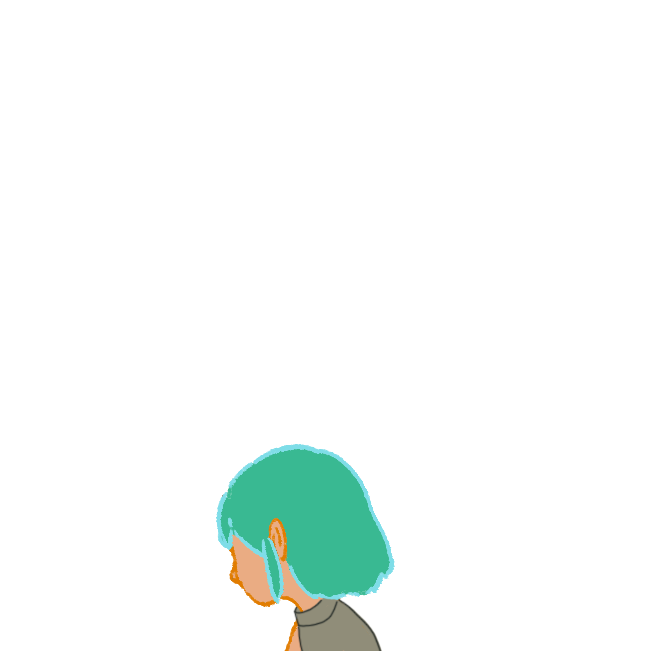
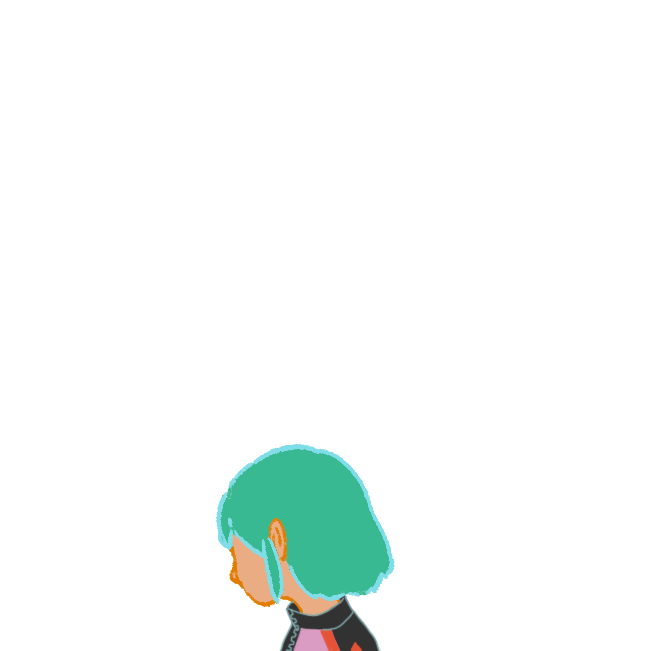
Before/after of a 651 x 651 layered artwork. What changed in the layer stack:
added group "TopC2.png" with 3 layers above "TopC1.png" over [279, 595, 382, 651]
added layer "Layer 18" in group "TopC2.png" over [279, 595, 382, 651]
added layer "Layer 19" in group "TopC2.png" over [292, 627, 363, 651]
added layer "Layer 17" in group "TopC2.png" over [279, 595, 382, 651]
renamed "TopC2" to "TopC1.png", hid the group it (2 layers) over [293, 597, 383, 651]
